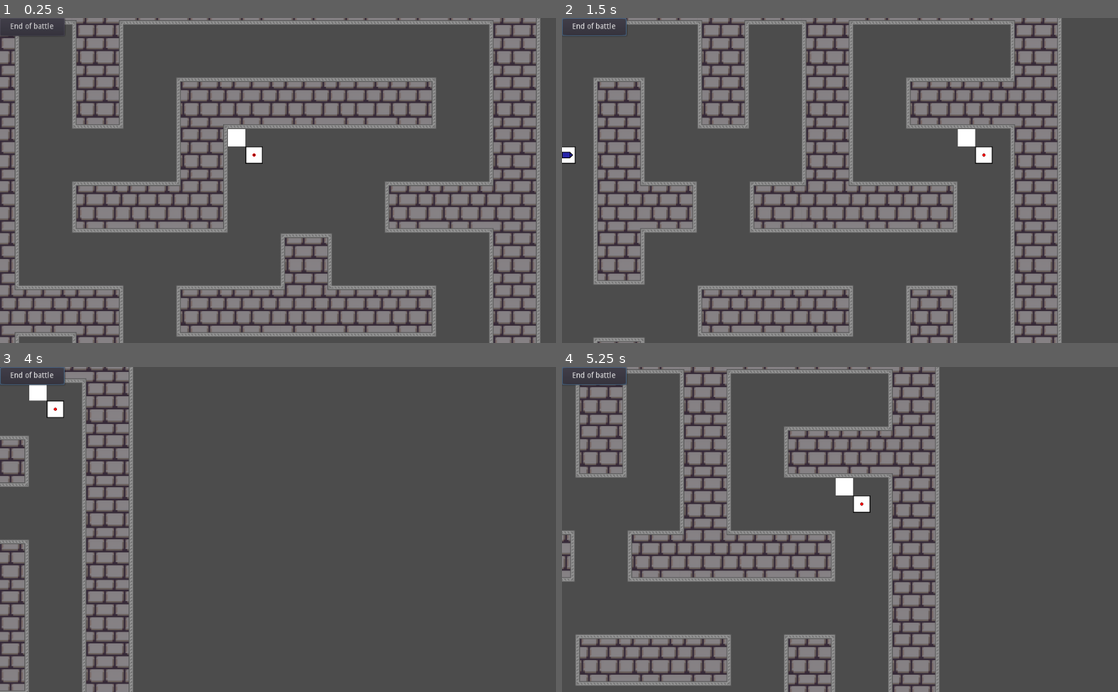
Above: before the commit, frames 1-4 (two rows, left to right).
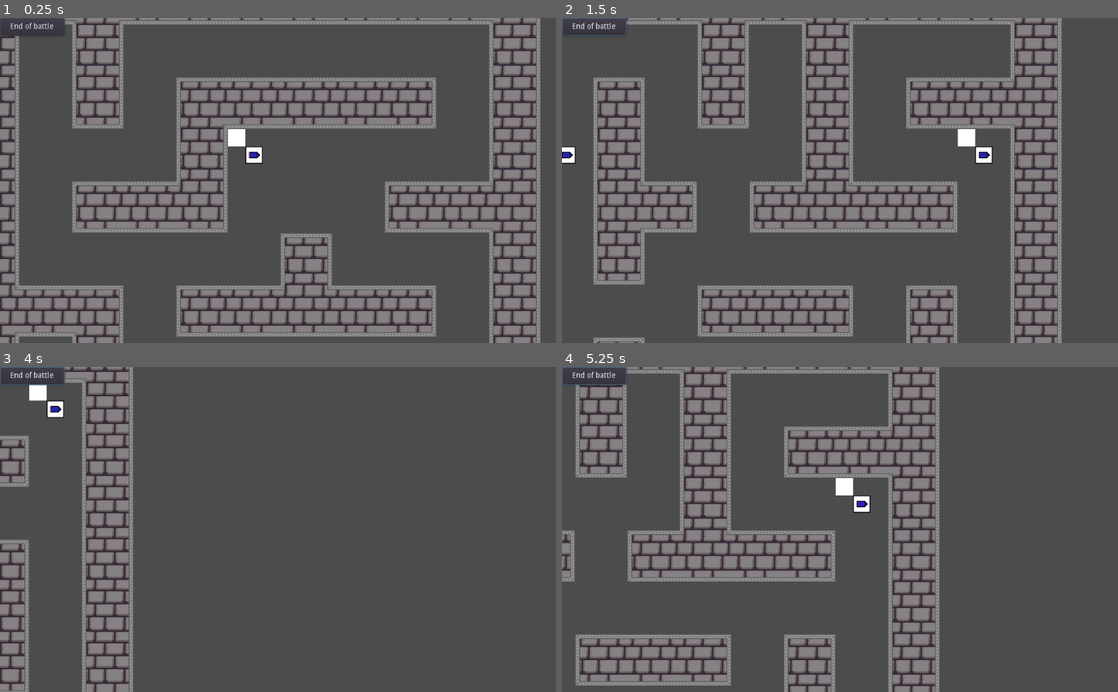
Above: after the commit, the same moments.

Repository: wovri-github/godot_tanks_server
Game: Godot game, scene res://Main/Main.tscn
The game is run twice, just before and just after one commit, with the same random seed, the same clock (stepped at 60 frames per second) and the same inputs.
Inputs (mouse positions are in pixels of both pictures, inside the frame that each line leads up to):
- Up to frame 1 (0.25 s): no input
- Up to frame 2 (1.5 s): click "End of battle" at 0.5 s; tap Enter at 1.25 s; move the mouse to (962, 164) at 1.27 s; press the mouse at (962, 164) at 1.28 s; hold D (right) from 1.28 s (still down)
- Up to frame 3 (4 s): move the mouse to (166, 545) at 2.02 s; release D (right) at 2.03 s; release the mouse at (166, 545) at 2.03 s; hold S (down) 2.03-2.78 s; tap Mouse wheel up (zoom_in) at 2.1 s; move the mouse to (333, 458) at 2.77 s; hold D (right) 2.78-3.53 s; tap Mouse wheel down (zoom_out) at 2.85 s; move the mouse to (250, 594) at 3.52 s; hold W (up) from 3.53 s (still down); click (250, 594) at 3.6 s
- Up to frame 4 (5.25 s): move the mouse to (1006, 578) at 4.27 s; release W (up) at 4.28 s; hold A (left) from 4.28 s (still down); tap Mouse wheel up (zoom_in) at 4.35 s; move the mouse to (673, 480) at 5.02 s; tap Mouse wheel down (zoom_out) at 5.1 s

The runs differ from the first frame. In frame 1, less than 0.1% of the frame differs, in the area x 44-47%, y 41-44%; in frame 2, less than 0.1%; in frame 3, less than 0.1%, in the area x 8-12%, y 11-15%; in frame 4, less than 0.1%.

Commit message:
Changes in sending data - preparation for rocket fixing

Diff:
--- a/Main/BattleTimer.gd
+++ b/Main/BattleTimer.gd
@@ -7,16 +7,18 @@
 
 func check_battle_timer():
 	var num_players_in_game = game_n.get_node("Players").get_child_count()
+	print(get_tree().multiplayer.get_network_connected_peers().size(), " vs ", num_players_in_game)
 	if get_tree().multiplayer.get_network_connected_peers().size() != num_players_in_game:
 		var left_sec = calculate_time(num_players_in_game)
-		Transfer.send_new_battle_time(left_sec)
+		if num_players_in_game == 0:
+			left_sec = 0
 		if left_sec == -1:
 			return
-		set_paused(false)
+		Transfer.send_new_battle_time(left_sec)
 		start(left_sec)
 	else:
-		set_paused(true)
 		Transfer.send_new_battle_time(INF)
+		stop()
 
 func calculate_time(num_players_in_game) -> int:
 	var left_sec = num_players_in_game * SECONDS_PER_PLAYER
@@ -24,7 +26,6 @@
 	if num_players_in_game == 1:
 		left_sec = 7
 	if actual_time <= left_sec && !is_stopped():
-		set_paused(false)
 		return -1
 	return left_sec
 
--- a/Main/Game/Game.gd
+++ b/Main/Game/Game.gd
@@ -51,17 +51,17 @@
 
 
 func _physics_process(_delta):
-	var playerS_stance = get_parent().playerS_stance
-	if playerS_stance.empty() == true:
+	var players_stance = get_parent().playerS_stance
+	if players_stance.empty() == true:
 		return
-	for player_id in playerS_stance:
-		update_player_position(player_id, playerS_stance[player_id])
+	for player_stance in players_stance.values():
+		update_player_position(player_stance)
 
-func update_player_position(player_id, player_stance):
-	if !is_player_alive(player_id):
+func update_player_position(player_stance):
+	if !is_player_alive(player_stance.ID):
 		return
-	get_node("Players/" + str(player_id)).call_deferred(\
-			"set_stance",player_stance.P, player_stance.R)
+	get_node("Players/" + str(player_stance.ID)).call_deferred(\
+			"set_stance", player_stance.P, player_stance.R)
 
 
 #---------Verification----------
--- a/Main/Game/Map/Map.gd
+++ b/Main/Game/Map/Map.gd
@@ -27,9 +27,9 @@
 		var global_position = tilemap_n.get_random_point(TYPE.AMMO)
 		var ammo_box = ammo_box_tscn.instance()
 		ammo_box.position = global_position
-		ammo_box.set_type(rng.randi_range(1, Ammunition.TYPES.size()-1))
+#		ammo_box.set_type(rng.randi_range(1, Ammunition.TYPES.size()-1))
 		#test
-#		ammo_box.set_type(1)
+		ammo_box.set_type(1)
 		ammo_boxes_n.add_child(ammo_box, true)
 
 func get_spawn_position() -> Vector2:
--- a/Main/Main.gd
+++ b/Main/Main.gd
@@ -3,7 +3,7 @@
 const DEFALUT_PORT = 42521
 const MAX_CLIENTS = 16
 
-const NEW_BATTLE_START_WAITING = 5000 # ms
+const NEW_BATTLE_START_WAITING = 500 # ms
 
 var network = NetworkedMultiplayerENet.new()
 
@@ -34,12 +34,12 @@
 	print("[Main]: Player " + str(player_id) + " connected")
 
 func _peer_disconnected(player_id) -> void:
-	battle_timer_n.check_battle_timer()
 	print("[Main]: Player " + str(player_id) + " disconnected")
 	var _err = player_data.erase(player_id)
 	var player_n = get_node_or_null("/root/Main/Game/Players/" + str(player_id))
 	if player_n:
 		player_n.die(null, null)
+	battle_timer_n.check_battle_timer()
 
 
 func _ready():
@@ -54,13 +54,14 @@
 				"Wins": 0,
 				"Kills": 0,
 			},
-			"SP": -1,
+			"SP": null,
 	}
 	playerS_last_time[player_id] = -INF
 	var init_data = {
 		"PlayerSData": get_playerS_data(),
 		"PlayerSCorpses": get_playerS_corpses(),
 		"MapData": map_n.get_map_data(),
+		"TimeLeft": int(battle_timer_n.get_time_left())
 	}
 	Transfer.send_init_data(player_id, init_data)
 	battle_timer_n.check_battle_timer()
@@ -68,14 +69,10 @@
 func get_playerS_data() -> Array:
 	var playerS = $Game/Players.get_children()
 	var playerS_name: Array = []
-	for player in playerS:
-		var player_id = int(player.name)
-		playerS_name.append({
-			"ID": player_id,
-			"Nick": player_data[player_id].Nick,
-			"SP": player.get_position(),
-			"Score": player_data[player_id].Score,
-		})
+	for player in player_data.values():
+		if player.SP == null:
+			continue
+		playerS_name.append(player)
 	return playerS_name
 
 func get_playerS_corpses():
@@ -130,18 +127,20 @@
 func add_player_stance(player_id, player_stance):
 	if !get_tree().is_paused():
 		# [info] This number [T] IS ONLY for making chronology. Don't use it
-		if playerS_last_time[player_id] < player_stance["T"]:
+		if playerS_last_time[player_id] < player_stance["T"] && \
+				$Game/Players.has_node(str(player_id)):
 			playerS_last_time[player_id] = player_stance["T"]
 			player_stance.erase("T")
+			player_stance.ID = player_id
 			playerS_stance[player_id] = player_stance
 
-func player_shoot(player_id, player_stance, ammo_slot):
+func player_shoot(player_stance, ammo_slot):
 	if !get_tree().is_paused():
 		yield(get_tree().create_timer(0), "timeout")
-		game_n.update_player_position(player_id, player_stance)
-		var bullet_data = game_n.spawn_bullet(player_id, player_stance.TR, ammo_slot)
+		game_n.update_player_position(player_stance)
+		var bullet_data = game_n.spawn_bullet(player_stance.ID, player_stance.TR, ammo_slot)
 		if bullet_data != null:
-			Transfer.send_shoot(player_id, bullet_data)
+			Transfer.send_shoot(player_stance.ID, bullet_data)
 
 func add_bullet_stance_on_collision(bullet_stance_on_collision):
 	bulletS_stance_on_collision.append(bullet_stance_on_collision)
--- a/Main/Main.tscn
+++ b/Main/Main.tscn
@@ -9,6 +9,9 @@
 script/source = "extends Node
 
 var player_hp = {}
+onready var world_stance = {
+	\"PlayersStance\": get_parent().playerS_stance,
+}
 
 func start_timer():
 	$Processing_timer.start()
@@ -19,12 +22,14 @@
 
 
 func _on_Processing_timer_timeout():
-	var playerS_stance = get_parent().playerS_stance
-	if playerS_stance.empty() == true:
+#	var world_stance: Dictionary
+#	world_stance[\"Players\"] = get_parent().playerS_stance
+#	world_stance[\"Rockets\"] = get_parent().rocketS_stance
+	if world_stance.empty() == true:
 		return
 	# Verification
 	# Anti-cheate
-	Transfer.send_world_stance(OS.get_ticks_msec(), playerS_stance)
+	Transfer.send_world_stance(OS.get_ticks_msec(), world_stance)
 "
 
 [node name="Main" type="Node"]
--- a/Player/Projectiles/Rocket.gd
+++ b/Player/Projectiles/Rocket.gd
@@ -11,7 +11,7 @@
 
 func _integrate_forces(_state):
 	if !started_targeting:
-		rotation = linear_velocity.angle()
+#		rotation = linear_velocity.angle()
 		return
 	elif target == null or !is_instance_valid(target) or !target.is_in_group("Players"):
 		_set_target()
--- a/Singletons/Transfer.gd
+++ b/Singletons/Transfer.gd
@@ -37,7 +37,8 @@
 remote func recive_shoot(player_stance: Dictionary, ammo_slot: int):
 	# [improve] Make ammo_type as server authorytative
 	var player_id = get_tree().get_rpc_sender_id()
-	main_n.player_shoot(player_id, player_stance, ammo_slot)
+	player_stance.ID = player_id
+	main_n.player_shoot(player_stance, ammo_slot)
 
 func send_shoot(player_id, bullet_data):
 	rpc("recive_shoot", player_id, bullet_data, OS.get_ticks_msec())
